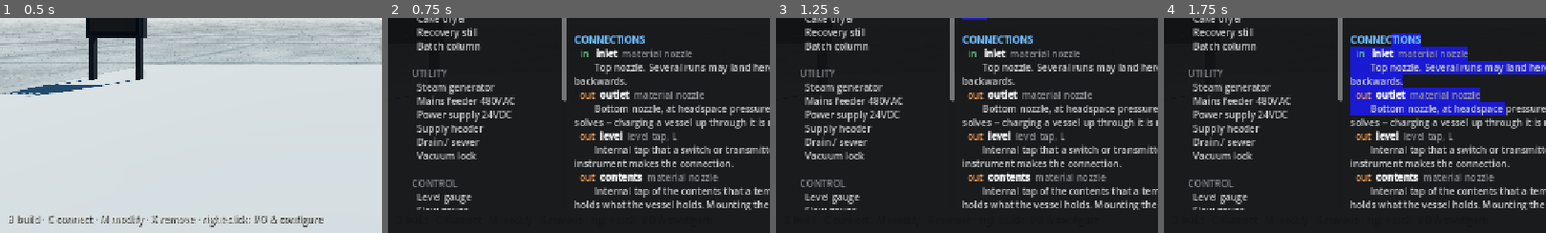
Above: before the commit, frames 1-4 (left to right).
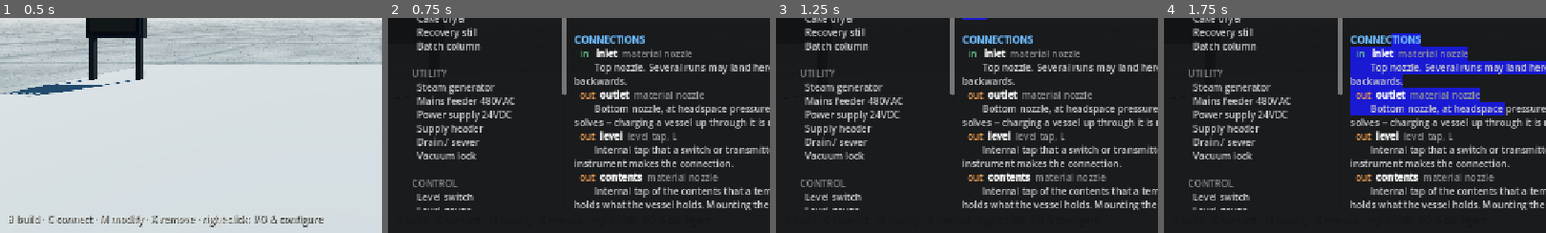
Above: after the commit, the same moments.

Repository: whharris917/flowstate
Game: Godot game, scene res://world/blank.tscn
The game is run twice, just before and just after one commit, with the same random seed, the same clock (stepped at 60 frames per second) and the same inputs. Sound files missing from this copy of the repository are replaced by a short silence.
Inputs (mouse positions are % of the whole screen's width and height, from its top left):
- Up to frame 1 (0.5 s): no input
- Up to frame 2 (0.75 s): tap Enter at 0.5 s; move the mouse to (55, 50) at 0.52 s; hold W (move_forward) from 0.53 s (still down); hold L (library) from 0.53 s (still down)
- Up to frame 3 (1.25 s): keep holding W (move_forward); keep holding L (library); click (55, 50) at 0.8 s
- Up to frame 4 (1.75 s): release W (move_forward) at 1.25 s; release L (library) at 1.25 s; tap Space at 1.25 s; drag from (30, 55) to (45, 70) at 1.27 s
The pictures show only the part of the screen within x 0-50%, y 50-100%; the shares and areas given below are measured in that part.

Frame 1 is identical in both runs. In frame 2, 0.3% of the frame differs, in the area x 8-47%, y 35-90%; in frame 3, 0.3%; in frame 4, 0.3%.

Commit message:
Campaign: a milestone ladder the plant proves, gating the build menu
world/campaign.tscn is the blank map with Milestones switched on. Seven
rungs follow the GDD's tiers, from a header, a tank and a drain moving
water to a hundred vials at 95 percent; every requirement is read off
live records and their own totalizers, the two that need memory are
integrated from sim time and saved with the plant, structure is never
gated, and a completion is a real edge with a toast and a chime. J
opens the journal with each requirement's standing and what it
unlocks. The level switch joins the instruments page: it was never in
the build menu. Headless self-check on the campaign scene.

Co-Authored-By: Claude Fable 5.1 <noreply@anthropic.com>

Diff:
--- a/game/components/plant_factory.gd
+++ b/game/components/plant_factory.gd
@@ -28,6 +28,7 @@
 ]
 
 const CATALOG_INSTRUMENTS: Array[Dictionary] = [
+	{"type": "float_switch", "label": "Level switch"},
 	{"type": "gauge_level", "label": "Level gauge"},
 	{"type": "gauge_flow", "label": "Flow gauge"},
 	{"type": "gauge_dp", "label": "DP gauge"},
@@ -408,6 +409,16 @@
 	return view
 
 
+## The build-menu label of a type, for the journal and toasts.
+static func label_for(type_id: String) -> String:
+	for catalog: Array in [CATALOG, CATALOG_SEPARATION, CATALOG_INSTRUMENTS,
+			CATALOG_CONTROL, CATALOG_UTILITIES]:
+		for entry: Dictionary in catalog:
+			if str(entry["type"]) == type_id:
+				return str(entry["label"])
+	return type_id
+
+
 ## Call after the view is in the tree and set up: builds the typed port
 ## markers connect mode clicks on (collision layer 2). Markers are
 ## keyed "record:port" and MERGED into the view's existing set, so one
--- /dev/null
+++ b/game/data/milestones.gd
@@ -0,0 +1,201 @@
+class_name Milestones
+extends RefCounted
+## The campaign ladder (director, 2026-09-11: the general gameplay of
+## Satisfactory). A milestone is something the plant itself proves,
+## read off live records and their own totalizers — never a flag the
+## player can set — and each one completed unlocks build-menu types,
+## tier by tier along the GDD's history of industrial control.
+## Structure, routing and signs are never gated: the frame can always
+## be built. Trackers that need memory (litres a pump has moved, how
+## long a loop has held setpoint) are integrated here from sim time
+## and saved with the plant.
+## The briefs are player-facing prose: drafts for the director's
+## editorial review, like the library pages.
+
+const BASE_TYPES: Array[String] = ["tank", "source", "drain"]
+
+const LADDER: Array[Dictionary] = [
+	{
+		"id": "first_water", "tier": "TIER 0 — MANUAL", "title": "First water",
+		"brief": "A header, a vessel, a sewer. Put a line between them and let pressure do the work: nothing in this plant is ever told how fast to flow.",
+		"requires": [
+			{"kind": "placed", "type": "source", "n": 1, "label": "a supply header placed"},
+			{"kind": "placed", "type": "tank", "n": 1, "label": "a tank placed"},
+			{"kind": "placed", "type": "drain", "n": 1, "label": "a drain placed"},
+			{"kind": "header_total", "target": 200.0, "label": "drawn from headers", "unit": "L"},
+			{"kind": "sewer_total", "target": 100.0, "label": "sent to the sewer", "unit": "L"},
+		],
+		"unlocks": ["mains", "psu", "pump"],
+	},
+	{
+		"id": "lift", "tier": "TIER 0 — POWER", "title": "Lift",
+		"brief": "Gravity only runs downhill. A feeder, a supply and a pump put head into the line; a tank on a deck is where that head goes.",
+		"requires": [
+			{"kind": "pumped", "target": 300.0, "label": "moved by a pump", "unit": "L"},
+			{"kind": "raised_tank", "elev": 2.5, "target": 200.0, "label": "held in a tank 2.5 m up", "unit": "L"},
+		],
+		"unlocks": ["float_switch", "relay"],
+	},
+	{
+		"id": "hands_off", "tier": "TIER 1 — HARDWIRED RELAY", "title": "Hands off",
+		"brief": "You cannot stand at the switch forever. A float switch on the shell and a relay on the pump make the first decision you never have to make again.",
+		"requires": [
+			{"kind": "relay_cycles", "target": 5.0, "label": "relay cycles", "unit": ""},
+		],
+		"unlocks": ["cabinet", "block_valve", "junction_box", "control_station", "gauge_flow", "gauge_level"],
+	},
+	{
+		"id": "sequence", "tier": "TIER 3 — PLC", "title": "Sequence",
+		"brief": "Relays sprawl. A cabinet with a PLC replaces the panel with a program: rungs you can read, timers you can trust.",
+		"requires": [
+			{"kind": "plc_scans", "rungs": 3, "target": 1200.0, "label": "scans of a program with 3 rungs", "unit": ""},
+		],
+		"unlocks": ["controller", "valve", "gauge_press", "gauge_temp", "gauge_dp"],
+	},
+	{
+		"id": "hold_the_line", "tier": "TIER 4 — ANALOG & PID", "title": "Hold the line",
+		"brief": "On-off control oscillates. A transmitter, a control valve and a PID in AUTO hold a value instead of chasing it.",
+		"requires": [
+			{"kind": "pid_hold", "target": 60.0, "label": "a loop in AUTO within 3 % of setpoint", "unit": "s"},
+		],
+		"unlocks": ["hx", "steamgen", "reactor", "crystallizer"],
+	},
+	{
+		"id": "make_something", "tier": "TIER 4 — REACTION", "title": "Make something",
+		"brief": "Reagents, heat and an agitator. The reactor makes product and, at the same time, impurity; how much of each is yours to decide.",
+		"requires": [
+			{"kind": "reactor_product", "temp": 60.0, "frac": 0.10, "target": 200.0, "label": "held at 60 °C with 10 % product", "unit": "L"},
+		],
+		"unlocks": ["centrifuge", "dryer", "still", "column", "vaclock", "vialfill", "gauge_conc"],
+	},
+	{
+		"id": "batch_record", "tier": "TIER 5 — FILL-FINISH", "title": "Batch record",
+		"brief": "A vial is only a vial if what went in is what the label says. Separate, dry, fill, and prove it.",
+		"requires": [
+			{"kind": "vials", "target": 100.0, "label": "vials filled", "unit": ""},
+			{"kind": "fill_purity", "target": 95.0, "label": "purity of what went into them", "unit": "%"},
+		],
+		"unlocks": [],
+	},
+]
+
+var done: Array[String] = []
+var pumped_l := 0.0
+var pid_hold_s := 0.0
+var _last_time := -1.0
+
+
+## Is a build-menu type available? Structure is always; the rest
+## follows the ladder.
+func unlocked(type_id: String) -> bool:
+	if type_id in BASE_TYPES or StructureFactory.SIZES.has(type_id):
+		return true
+	for milestone: Dictionary in LADDER:
+		if done.has(str(milestone["id"])) and type_id in (milestone["unlocks"] as Array):
+			return true
+	return false
+
+
+## The milestone being worked on, or {} when the ladder is complete.
+func current() -> Dictionary:
+	for milestone: Dictionary in LADDER:
+		if not done.has(str(milestone["id"])):
+			return milestone
+	return {}
+
+
+## Advance the trackers from sim time and check the current milestone.
+## Returns the milestone just completed, or {}.
+func tick(plant: Plant) -> Dictionary:
+	var now := plant.sim.time
+	var dt := 0.0 if _last_time < 0.0 else maxf(now - _last_time, 0.0)
+	_last_time = now
+	if dt > 0.0:
+		var in_band := false
+		for record in plant.sim.components:
+			if record is SimPump:
+				var pump := record as SimPump
+				if pump.running:
+					pumped_l += absf(pump.flow_lps) * dt
+			elif record is SimPID:
+				var pid := record as SimPID
+				if pid.mode == "auto" and absf(pid.pv.value - pid.sp) <= maxf(0.03 * absf(pid.sp), 0.01):
+					in_band = true
+		pid_hold_s = pid_hold_s + dt if in_band else 0.0
+	var milestone := current()
+	if milestone.is_empty():
+		return {}
+	for req: Dictionary in milestone["requires"]:
+		if not bool(progress(plant, req)["done"]):
+			return {}
+	done.append(str(milestone["id"]))
+	return milestone
+
+
+## One requirement's live standing: {label, value, target, unit, done}.
+func progress(plant: Plant, req: Dictionary) -> Dictionary:
+	var value := 0.0
+	var target := float(req.get("target", req.get("n", 1)))
+	match str(req["kind"]):
+		"placed":
+			for name_: String in plant.equip_types:
+				if str(plant.equip_types[name_]) == str(req["type"]):
+					value += 1.0
+		"header_total":
+			for record in plant.sim.components:
+				if record is SimSource:
+					value += (record as SimSource).total_l
+		"sewer_total":
+			for record in plant.sim.components:
+				if record is SimDrain:
+					value += (record as SimDrain).total_l
+		"pumped":
+			value = pumped_l
+		"raised_tank":
+			for record in plant.sim.components:
+				if record is SimTank and (record as SimTank).elevation_m >= float(req["elev"]):
+					value = maxf(value, (record as SimTank).level_l)
+		"relay_cycles":
+			for record in plant.sim.components:
+				if record is SimRelay:
+					value = maxf(value, float((record as SimRelay).cycles))
+		"plc_scans":
+			for record in plant.sim.components:
+				if record is SimPLC:
+					var plc := record as SimPLC
+					if plc.program.size() >= int(req["rungs"]) and plc.power.value > 0.5:
+						value = maxf(value, float(plc.scans))
+		"pid_hold":
+			value = pid_hold_s
+		"reactor_product":
+			for record in plant.sim.components:
+				if record is SimReactor:
+					var reactor := record as SimReactor
+					if reactor.temp_c >= float(req["temp"]) \
+							and reactor.contents.frac(SimSpecies.PRODUCT) >= float(req["frac"]):
+						value = maxf(value, reactor.volume_l)
+		"vials":
+			for record in plant.sim.components:
+				if record is SimVialFiller:
+					value = maxf(value, float((record as SimVialFiller).vials_done))
+		"fill_purity":
+			for record in plant.sim.components:
+				if record is SimVialFiller:
+					var filler := record as SimVialFiller
+					if filler.filled_l > 0.0:
+						value = maxf(value, 100.0 * filler.product_filled_l / filler.filled_l)
+	return {"label": str(req["label"]), "value": value, "target": target,
+		"unit": str(req.get("unit", "")), "done": value >= target - 1e-9}
+
+
+func state_dict() -> Dictionary:
+	return {"done": done.duplicate(), "pumped_l": pumped_l, "pid_hold_s": pid_hold_s}
+
+
+func apply_state(state: Dictionary) -> void:
+	done.clear()
+	for id_v: Variant in state.get("done", []):
+		done.append(str(id_v))
+	pumped_l = float(state.get("pumped_l", 0.0))
+	pid_hold_s = float(state.get("pid_hold_s", 0.0))
+	_last_time = -1.0
--- a/game/player/build_controller.gd
+++ b/game/player/build_controller.gd
@@ -219,8 +219,12 @@
 		Mode.PLACE:
 			var page_names: Array[String] = ["EQUIPMENT", "SEPARATION", "INSTRUMENTS", "STRUCTURE",
 				"ROUTING & SIGNS", "CONTROL", "UTILITIES"]
-			menu.show_page("%s — Tab for %s" % [page_names[page], page_names[(page + 1) % 7]],
-				_catalog(), icons, catalog_index)
+			var entries := _catalog()
+			catalog_index = mini(catalog_index, maxi(entries.size() - 1, 0))
+			var heading := "%s — Tab for %s" % [page_names[page], page_names[(page + 1) % 7]]
+			if entries.is_empty():
+				heading += "  ·  nothing unlocked here yet — J for the journal"
+			menu.show_page(heading, entries, icons, catalog_index)
 			if _is_stretch():
 				var spec: Dictionary = StructureFactory.STRETCH[_current_type()]
 				var step := "click a supported START point" if _beam_anchor == Vector3.INF \
@@ -468,6 +472,10 @@
 		return
 	_beam_ghost.visible = false
 	_clear_route()
+	if _current_type() == "":
+		_clear_ghost()
+		_ghost_valid = false
+		return
 	_refresh_ghost_asset()
 	if _ghost == null:
 		return
@@ -625,7 +633,25 @@
 	return Vector3(snappedf(point.x, 0.25), point.y, snappedf(point.z, 0.25))
 
 
+## The page's entries, less whatever the campaign has not unlocked.
 func _catalog() -> Array[Dictionary]:
+	var entries := _page_catalog()
+	if plant.campaign == null:
+		return entries
+	var open: Array[Dictionary] = []
+	for entry in entries:
+		if plant.is_unlocked(str(entry["type"])):
+			open.append(entry)
+	return open
+
+
+## A milestone just unlocked something: redraw the page if it is up.
+func refresh_menu() -> void:
+	if mode == Mode.PLACE:
+		_update_hud()
+
+
+func _page_catalog() -> Array[Dictionary]:
 	match page:
 		0: return PlantFactory.CATALOG
 		1: return PlantFactory.CATALOG_SEPARATION
@@ -642,7 +668,10 @@
 
 
 func _current_type() -> String:
-	return _catalog()[catalog_index]["type"]
+	var entries := _catalog()
+	if catalog_index >= entries.size():
+		return ""  # a page with nothing unlocked on it
+	return entries[catalog_index]["type"]
 
 
 func _current_footprint() -> Vector3:
--- a/game/project.godot
+++ b/game/project.godot
@@ -131,6 +131,11 @@
 "events": [Object(InputEventKey,"resource_local_to_scene":false,"resource_name":"","device":-1,"window_id":0,"alt_press …(190 unchanged characters)…
 ]
 }
+journal={
+"deadzone": 0.5,
+"events": [Object(InputEventKey,"resource_local_to_scene":false,"resource_name":"","device":-1,"window_id":0,"alt_pressed":false,"shift_pressed":false,"ctrl_pressed":false,"meta_pressed":false,"pressed":false,"keycode":0,"physical_keycode":74,"key_label":0,"unicode":0,"location":0,"echo":false,"script":null)
+]
+}
 move_item={
 "deadzone": 0.5,
 "events": [Object(InputEventKey,"resource_local_to_scene":false,"resource_name":"","device":-1,"window_id":0,"alt_press …(190 unchanged characters)…
--- /dev/null
+++ b/game/ui/milestone_panel.gd
@@ -0,0 +1,144 @@
+class_name MilestonePanel
+extends Control
+## The journal (J): the campaign's current milestone, each requirement
+## with its live standing read off the plant, what completing it
+## unlocks, and the ladder climbed so far. Nothing here is a flag —
+## every number is the plant's own.
+
+var _title: Label
+var _tier: Label
+var _brief: Label
+var _rows: VBoxContainer
+var _unlocks: Label
+var _history: Label
+
+
+func _ready() -> void:
+	visible = false
+	set_anchors_and_offsets_preset(PRESET_FULL_RECT)
+	var dim := ColorRect.new()
+	dim.color = Color(0, 0, 0, 0.45)
+	dim.set_anchors_and_offsets_preset(PRESET_FULL_RECT)
+	add_child(dim)
+
+	var card := PanelContainer.new()
+	card.set_anchors_and_offsets_preset(PRESET_CENTER)
+	card.grow_horizontal = GROW_DIRECTION_BOTH
+	card.grow_vertical = GROW_DIRECTION_BOTH
+	var style := StyleBoxFlat.new()
+	style.bg_color = Color(0.09, 0.10, 0.12, 0.97)
+	style.border_color = Color(0.40, 0.42, 0.45)
+	style.set_border_width_all(2)
+	style.set_corner_radius_all(8)
+	style.set_content_margin_all(16)
+	card.add_theme_stylebox_override("panel", style)
+	add_child(card)
+
+	var column := VBoxContainer.new()
+	column.custom_minimum_size = Vector2(560, 0)
+	column.add_theme_constant_override("separation", 8)
+	card.add_child(column)
+
+	_tier = Label.new()
+	_tier.add_theme_font_size_override("font_size", 12)
+	_tier.add_theme_color_override("font_color", Color(0.65, 0.85, 0.70))
+	column.add_child(_tier)
+	_title = Label.new()
+	_title.add_theme_font_size_override("font_size", 20)
+	column.add_child(_title)
+	_brief = Label.new()
+	_brief.autowrap_mode = TextServer.AUTOWRAP_WORD_SMART
+	_brief.custom_minimum_size = Vector2(540, 0)
+	_brief.add_theme_font_size_override("font_size", 13)
+	_brief.add_theme_color_override("font_color", Color(0.82, 0.82, 0.78))
+	column.add_child(_brief)
+	column.add_child(HSeparator.new())
+	_rows = VBoxContainer.new()
+	_rows.add_theme_constant_override("separation", 6)
+	column.add_child(_rows)
+	column.add_child(HSeparator.new())
+	_unlocks = Label.new()
+	_unlocks.autowrap_mode = TextServer.AUTOWRAP_WORD_SMART
+	_unlocks.custom_minimum_size = Vector2(540, 0)
+	_unlocks.add_theme_font_size_override("font_size", 12)
+	column.add_child(_unlocks)
+	_history = Label.new()
+	_history.autowrap_mode = TextServer.AUTOWRAP_WORD_SMART
+	_history.custom_minimum_size = Vector2(540, 0)
+	_history.add_theme_font_size_override("font_size", 12)
+	_history.add_theme_color_override("font_color", Color(0.60, 0.62, 0.60))
+	column.add_child(_history)
+	var hint := Label.new()
+	hint.text = "J / Esc close"
+	hint.horizontal_alignment = HORIZONTAL_ALIGNMENT_CENTER
+	hint.add_theme_font_size_override("font_size", 11)
+	hint.add_theme_color_override("font_color", Color(0.5, 0.52, 0.5))
+	column.add_child(hint)
+
+
+func toggle() -> void:
+	visible = not visible
+
+
+func refresh(tracker: Milestones, plant: Plant) -> void:
+	for old in _rows.get_children():
+		old.queue_free()
+	var milestone := tracker.current()
+	var climbed: Array[String] = []
+	for entry: Dictionary in Milestones.LADDER:
+		if tracker.done.has(str(entry["id"])):
+			climbed.append(str(entry["title"]))
+	if milestone.is_empty():
+		_tier.text = "LADDER COMPLETE"
+		_title.text = "The plant runs unattended"
+		_brief.text = "Every tier is climbed. Everything in the build menu is yours."
+		_unlocks.text = ""
+	else:
+		_tier.text = str(milestone["tier"])
+		_title.text = str(milestone["title"])
+		_brief.text = str(milestone["brief"])
+		for req: Dictionary in milestone["requires"]:
+			_rows.add_child(_row(tracker.progress(plant, req)))
+		var names: PackedStringArray = PackedStringArray()
+		for type_id: String in milestone["unlocks"]:
+			names.append(PlantFactory.label_for(type_id))
+		_unlocks.text = "Unlocks: " + ", ".join(names) if not names.is_empty() else "The last rung."
+	_history.text = ("Climbed: " + ", ".join(PackedStringArray(climbed))) if not climbed.is_empty() \
+		else "Nothing climbed yet. %d milestones ahead." % Milestones.LADDER.size()
+
+
+func _row(p: Dictionary) -> Control:
+	var row := HBoxContainer.new()
+	row.add_theme_constant_override("separation", 10)
+	var done := bool(p["done"])
+	var tag := Label.new()
+	tag.text = ("✓  " if done else "·  ") + str(p["label"])
+	tag.custom_minimum_size = Vector2(300, 0)
+	tag.add_theme_font_size_override("font_size", 13)
+	if done:
+		tag.add_theme_color_override("font_color", Color(0.55, 0.90, 0.60))
+	row.add_child(tag)
+	var bar := ProgressBar.new()
+	bar.custom_minimum_size = Vector2(140, 14)
+	bar.max_value = 100.0
+	bar.show_percentage = false
+	var target := float(p["target"])
+	bar.value = 100.0 if target <= 0.0 else clampf(100.0 * float(p["value"]) / target, 0.0, 100.0)
+	row.add_child(bar)
+	var reading := Label.new()
+	var unit := str(p["unit"])
+	reading.text = "%s / %s %s" % [_fmt(float(p["value"])), _fmt(target), unit]
+	reading.add_theme_font_size_override("font_size", 12)
+	reading.add_theme_color_override("font_color", Color(0.75, 0.75, 0.72))
+	row.add_child(reading)
+	return row
+
+
+func _fmt(v: float) -> String:
+	return "%.0f" % v if absf(v - roundf(v)) < 0.05 or absf(v) >= 100.0 else "%.1f" % v
+
+
+func _unhandled_input(event: InputEvent) -> void:
+	if visible and event.is_action_pressed("ui_cancel"):
+		visible = false
+		get_viewport().set_input_as_handled()
--- /dev/null
+++ b/game/world/campaign.gd
@@ -0,0 +1,18 @@
+extends "res://world/blank.gd"
+class_name CampaignMap
+## The campaign (director, 2026-09-11: the general gameplay of
+## Satisfactory): the blank map with the milestone ladder switched on.
+## The build menu starts with a tank, a header and a drain plus all the
+## structure, and grows as the plant proves each milestone (J opens
+## the journal). Its own save file. The blank map stays ungated for
+## stress tests; the sandbox stays the showcase.
+
+
+func _init() -> void:
+	super()
+	plant_save_path = "user://save_campaign.json"
+	with_campaign = true
+
+
+func _after_plant() -> void:
+	hud.toast("Campaign. J journal — the plant proves each milestone itself · B build · C connect · L library · O options · F5/F9 save/load")
--- /dev/null
+++ b/game/world/campaign.tscn
@@ -0,0 +1,10 @@
+[gd_scene load_steps=3 format=3]
+
+[ext_resource type="Script" path="res://world/campaign.gd" id="1"]
+[ext_resource type="PackedScene" path="res://player/player.tscn" id="2"]
+
+[node name="Campaign" type="Node3D"]
+script = ExtResource("1")
+
+[node name="Player" parent="." instance=ExtResource("2")]
+transform = Transform3D(1, 0, 0, 0, 1, 0, 0, 0, 1, 0, 0.35, 3)
--- a/game/world/plant.gd
+++ b/game/world/plant.gd
@@ -56,6 +56,15 @@
 ## nothing placed; the headless build exercises need the loop, so they
 ## run only with it.
 var build_home := true
+
+## The campaign ladder, when this world is gated (null: everything is
+## available). The build controller asks is_unlocked before offering
+## a type; place() itself never refuses, so loaders and showcases work.
+var campaign: Milestones = null
+
+
+func is_unlocked(type_id: String) -> bool:
+	return campaign == null or campaign.unlocked(type_id)
 
 
 func _ready() -> void:
@@ -1968,6 +1977,7 @@
 		})
 	var payload := {
 		"version": SAVE_VERSION, "time": sim.time, "junction_boxes": jb_list,
+		"campaign": campaign.state_dict() if campaign != null else {},
 		"control_stations": station_list,
 		"components": comps, "wires": wire_list, "structures": struct_list,
 		"runs": run_list, "cabinets": cab_list,
@@ -2045,6 +2055,8 @@
 	if not parsed is Dictionary or int((parsed as Dictionary).get("version", 0)) < 3:
 		return false
 	var payload := parsed as Dictionary
+	if campaign != null and payload.has("campaign"):
+		campaign.apply_state(payload["campaign"])
 
 	for name_: String in views:
 		if not member_of.has(name_):  # members share the cabinet node
--- a/game/world/world_base.gd
+++ b/game/world/world_base.gd
@@ -16,7 +16,11 @@
 var plant_save_path := "user://save.json"
 var with_suite := true            # build the aseptic annex + air cascade
 var with_home := true             # the commissioned starting loop and its HMI
+var with_campaign := false        # the milestone ladder gates the build menu
 var with_hum := true              # machine-room ambience loop
+var campaign: Milestones = null
+var journal: MilestonePanel = null
+var _journal_refresh := 0.0
 var reverb_room_size := 0.85
 var reverb_wet := 0.25
 
@@ -46,6 +50,9 @@
 	plant.save_path = plant_save_path
 	plant.build_suite = with_suite
 	plant.build_home = with_home
+	if with_campaign:
+		campaign = Milestones.new()
+		plant.campaign = campaign
 	add_child(plant)
 	var layer := CanvasLayer.new()
 	add_child(layer)
@@ -62,6 +69,8 @@
 	plant.ladder_panel = ladder_panel
 	library = LibraryPanel.new()
 	layer.add_child(library)
+	journal = MilestonePanel.new()
+	layer.add_child(journal)
 	settings = SettingsPanel.new()
 	layer.add_child(settings)
 	settings.on_time_changed = func(hours: float) -> void:
@@ -76,6 +85,8 @@
 	_after_plant()
 	if DisplayServer.get_name() == "headless" and with_home:
 		builder.exercise_device_menu()
+	if DisplayServer.get_name() == "headless" and campaign != null:
+		_campaign_self_check()
 	_load_settings()
 	hud.toast("WASD move · E use · wheel zoom (ctrl: optic) · B build · C connect · X remove · L library · O options · F5/F9 save/load")
 
@@ -83,6 +94,38 @@
 ## Environment, geometry, lighting. Override in each world.
 func _build_world() -> void:
 	pass
+
+
+## Headless: the ladder starts at the bottom, nothing is met on bare
+## ground, and the first rung unlocks the pump.
+func _campaign_self_check() -> void:
+	var problems: Array[String] = []
+	if not campaign.unlocked("tank") or campaign.unlocked("pump") or not campaign.unlocked("s_column"):
+		problems.append("base gating wrong")
+	var first := campaign.current()
+	if str(first.get("id", "")) != "first_water":
+		problems.append("ladder does not start at first_water")
+	else:
+		for req: Dictionary in first["requires"]:
+			var p := campaign.progress(plant, req)
+			if bool(p["done"]):
+				problems.append("'%s' met on bare ground" % p["label"])
+	if not campaign.tick(plant).is_empty():
+		problems.append("a milestone completed on bare ground")
+	campaign.done.append("first_water")
+	if not campaign.unlocked("pump") or campaign.unlocked("relay"):
+		problems.append("first_water unlocks the wrong things")
+	var saved := campaign.state_dict()
+	campaign.done.clear()
+	campaign.apply_state(saved)
+	if not campaign.unlocked("pump"):
+		problems.append("campaign state did not round-trip")
+	campaign.done.clear()
+	if problems.is_empty():
+		print("[flowstate] campaign self-check OK — %d milestones, none met on bare ground, the first unlocks the pump"
+			% Milestones.LADDER.size())
+	else:
+		print("[flowstate] campaign self-check FAILED: " + ", ".join(problems))
 
 
 ## Commissioned equipment specific to one world, placed through the
@@ -91,7 +134,22 @@
 	pass
 
 
-func _process(_delta: float) -> void:
+func _process(delta: float) -> void:
+	if campaign != null:
+		var finished := campaign.tick(plant)
+		if not finished.is_empty():
+			var names: PackedStringArray = PackedStringArray()
+			for type_id: String in finished["unlocks"]:
+				names.append(PlantFactory.label_for(type_id))
+			hud.toast("MILESTONE — %s.%s" % [finished["title"],
+				("  Unlocked: " + ", ".join(names)) if not names.is_empty() else "  The ladder is complete."])
+			EquipmentAudio.play_once(player, "res://audio/beep.wav", Vector3.ZERO, -6.0, 1.6)
+			builder.refresh_menu()
+		if journal.visible:
+			_journal_refresh -= delta
+			if _journal_refresh <= 0.0:
+				_journal_refresh = 0.5
+				journal.refresh(campaign, plant)
 	var view := player.look_view()
 	if builder.is_editing():
 		view = null  # the pointer, not the player's crosshair, is what matters
@@ -115,6 +173,13 @@
 		# page can be read, and stop the player walking off behind it.
 		player.input_locked = library.visible
 		Input.mouse_mode = Input.MOUSE_MODE_VISIBLE if library.visible \
+			else Input.MOUSE_MODE_CAPTURED
+	elif event.is_action_pressed("journal") and campaign != null:
+		journal.toggle()
+		if journal.visible:
+			journal.refresh(campaign, plant)
+		player.input_locked = journal.visible
+		Input.mouse_mode = Input.MOUSE_MODE_VISIBLE if journal.visible \
 			else Input.MOUSE_MODE_CAPTURED
 	elif event.is_action_pressed("options"):
 		settings.toggle()
Not shown, added: game/data/milestones.gd.uid
Not shown, changed: CLAUDE.md
